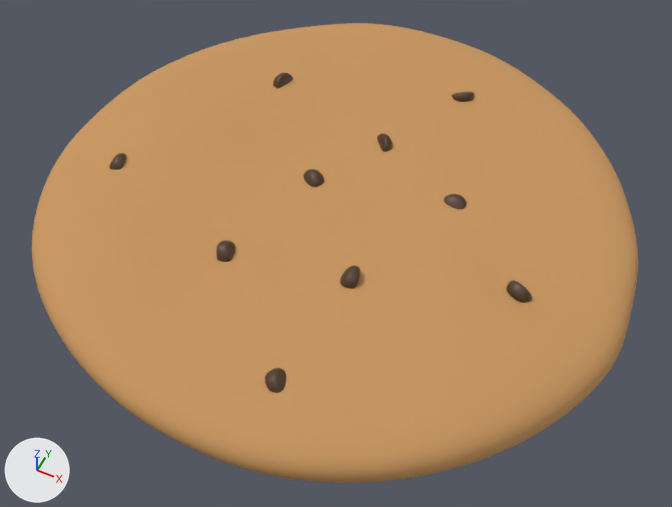
One commit to the Blender file Assets/Models/Cookie/Cookie.blend: the scene before it, then after it.
Rendered twice from a 50 mm camera at (1.24, -2.56, 2.89) aimed at (0.04, -0.17, -0.11). The axes (+X, +Y, +Z) are drawn at lower left. The lights are the same throughout.
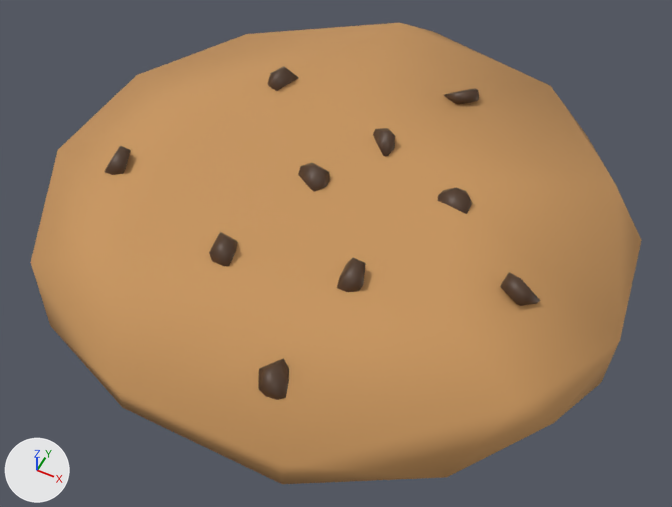
Changed parts and their boxes (x1, y1, x2, y2) in the pictures (672 x 507 px; the box of a moved part takes in the faces that stretch with it):
```json
{"object": "Cylinder", "change": "modifiers changed", "before": [32, 23, 638, 483], "after": [30, 23, 642, 484]}
{"object": "Cube.008", "change": "reshaped", "before": [265, 368, 286, 393], "after": [258, 358, 289, 400], "on screen": "45% wider, 65% taller"}
{"object": "Cube.002", "change": "reshaped", "before": [506, 280, 532, 302], "after": [500, 272, 540, 306], "on screen": "52% wider, 52% taller"}
{"object": "Cube.006", "change": "reshaped", "before": [340, 265, 360, 289], "after": [337, 258, 366, 292]}
{"object": "Cube.009", "change": "reshaped", "before": [216, 240, 235, 262], "after": [209, 232, 238, 266], "on screen": "50% wider, 52% taller"}
{"object": "Cube.001", "change": "reshaped", "before": [303, 169, 324, 187], "after": [298, 163, 330, 192], "on screen": "50% wider, 58% taller"}
{"object": "Cube.003", "change": "reshaped", "before": [444, 194, 467, 210], "after": [438, 187, 472, 214], "on screen": "46% wider, 65% taller"}
{"object": "Cube.005", "change": "reshaped", "before": [109, 153, 126, 170], "after": [105, 146, 131, 175]}
{"object": "Cube.004", "change": "reshaped", "before": [273, 73, 293, 88], "after": [268, 66, 299, 91]}
{"object": "Cube.010", "change": "reshaped", "before": [377, 133, 392, 152], "after": [373, 128, 395, 156], "on screen": "44% wider, 45% taller"}
{"object": "Cube.007", "change": "reshaped", "before": [452, 92, 474, 102], "after": [444, 88, 479, 104], "on screen": "57% wider, 55% taller"}
{"part": 1, "of": "me_cube_001", "change": "moved or reshaped", "before": [109, 73, 532, 393], "after": [105, 66, 540, 400]}
```

Scene script edits in JSON lines:
```json
{"block": "me_cube_001", "where": "me_cube_001.from_pydata(...)  # 12 vertices, 10 faces; spans x -0.0421..0.0372, y -0.0587..0.0587, z -0.0587..0.0587"}
{"block": "me_cube_001", "where": "# used by ob_cube_001; location = (-0.16, -0.015, 0.101); rotation_euler = (1.545, -0.549, -1.951), in degrees (89, -31, -112)"}
{"block": "me_cube_001", "change": "me_cube_001 part 1"}
{"op": "set", "path": "me_cube_001.vertices[0].co", "old": "(-0.0421, -0.0587, -0.0587)", "new": "(-0.0579, -0.0885, -0.0885)"}
{"op": "set", "path": "me_cube_001.vertices[1].co", "old": "(-0.0268, -0.0587, 0.0587)", "new": "(-0.0348, -0.0885, 0.0885)"}
{"op": "set", "path": "me_cube_001.vertices[2].co", "old": "(-0.0421, 0.0587, -0.0587)", "new": "(-0.0579, 0.0885, -0.0885)"}
{"op": "set", "path": "me_cube_001.vertices[3].co", "old": "(-0.0268, 0.0587, 0.0587)", "new": "(-0.0348, 0.0885, 0.0885)"}
{"op": "set", "path": "me_cube_001.vertices[4].co", "old": "(0.0372, -0.0587, -0.0587)", "new": "(0.0617, -0.0885, -0.0885)"}
{"op": "set", "path": "me_cube_001.vertices[5].co", "old": "(0.0135, -0.0587, 0.0587)", "new": "(0.026, -0.0885, 0.0885)"}
{"op": "set", "path": "me_cube_001.vertices[6].co", "old": "(0.0372, 0.0587, -0.0587)", "new": "(0.0617, 0.0885, -0.0885)"}
{"op": "set", "path": "me_cube_001.vertices[7].co", "old": "(0.0135, 0.0587, 0.0587)", "new": "(0.026, 0.0885, 0.0885)"}
{"op": "set", "path": "me_cube_001.vertices[8].co", "old": "(-0.028, 0.0587, -0.0587)", "new": "(-0.0366, 0.0885, -0.0885)"}
{"op": "set", "path": "me_cube_001.vertices[9].co", "old": "(-0.0196, 0.0587, 0.0587)", "new": "(-0.024, 0.0885, 0.0885)"}
{"op": "set", "path": "me_cube_001.vertices[10].co", "old": "(-0.028, -0.0587, -0.0587)", "new": "(-0.0366, -0.0885, -0.0885)"}
{"op": "set", "path": "me_cube_001.vertices[11].co", "old": "(-0.0196, -0.0587, 0.0587)", "new": "(-0.024, -0.0885, 0.0885)"}
{"op": "add", "block": "ob_cylinder", "code": "_m = ob_cylinder.modifiers.new('Decimate', 'DECIMATE')"}
{"op": "add", "block": "ob_cylinder", "code": "_m.ratio = 0.0068"}
```
